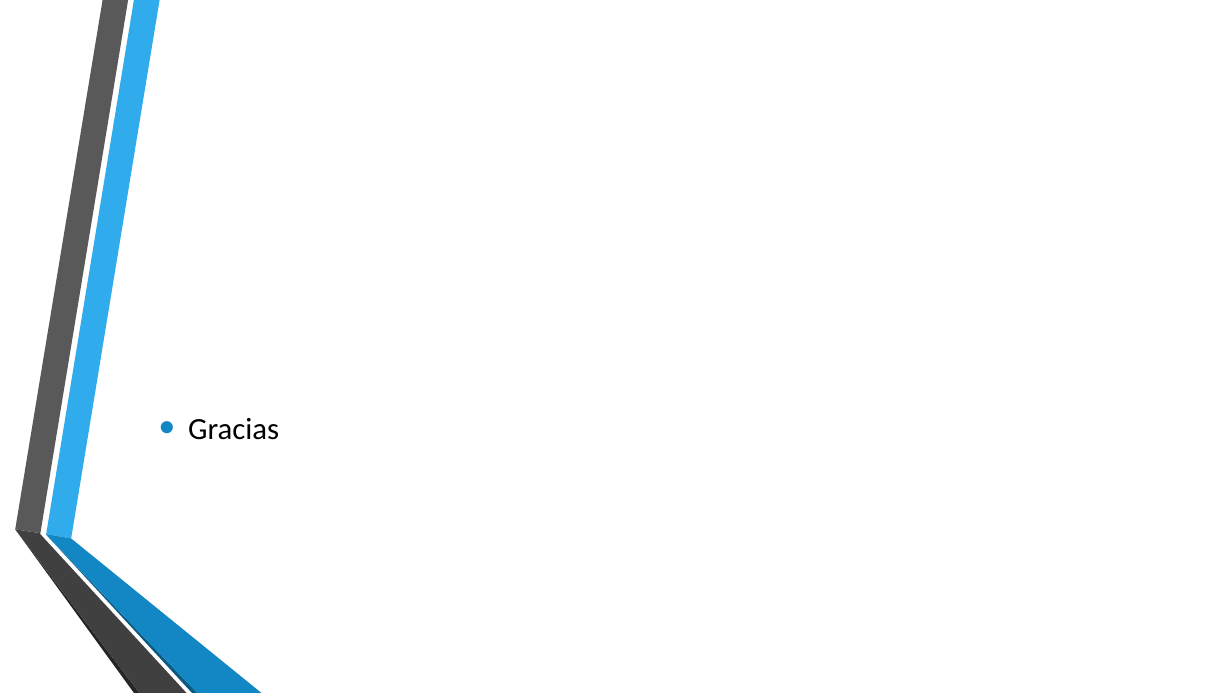
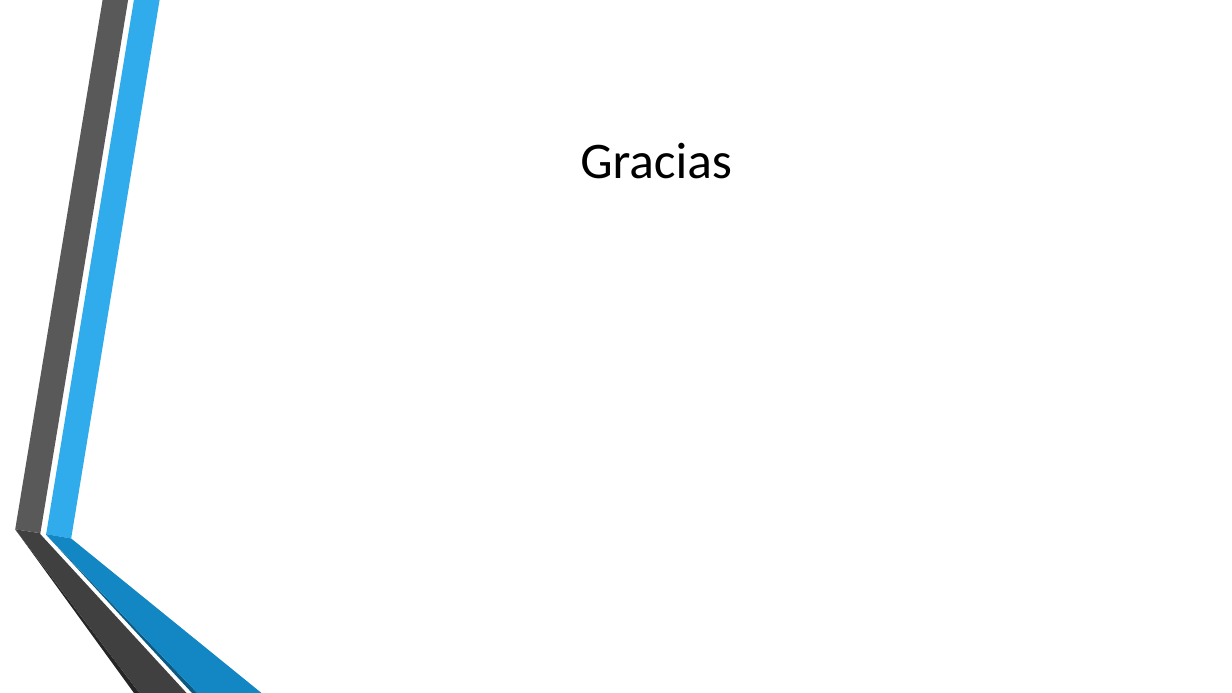
Before and after one commit to gcvalderrama/pucp_dl_RNTN, a slide deck: slide 21 of Análisis de sentimientos en reseñas de películas mediante.pptx (slide 17 before the commit). Drawn at 1232x693 pixels with LibreOffice and Linux fonts; fonts in the diff are those of the drawing; background and template pictures are left out. Boxes give left, top, right and bottom in pixels: in the first picture for what was removed or moved away, otherwise in the second. Text is boxed around its words. In the diff, an @@ line names an element or a change of style, - is before the commit and + after.

```diff
--- a/Análisis de sentimientos en reseñas de películas mediante.pptx
+++ b/Análisis de sentimientos en reseñas de películas mediante.pptx
@@ title "Gracias": place and size @@
-title "Gracias" at bbox=[188, 418, 279, 440]
+title "Gracias" at bbox=[580, 142, 732, 179]
@@ title "Gracias" at bbox=[580, 142, 732, 179]: size 24 to 40 pt; alignment left to centre; bullet • to none; less space between paragraphs @@
```
Also in this commit, not shown: 7 other slides changed, 5 slides added, 1 slide removed, 8 other files.
